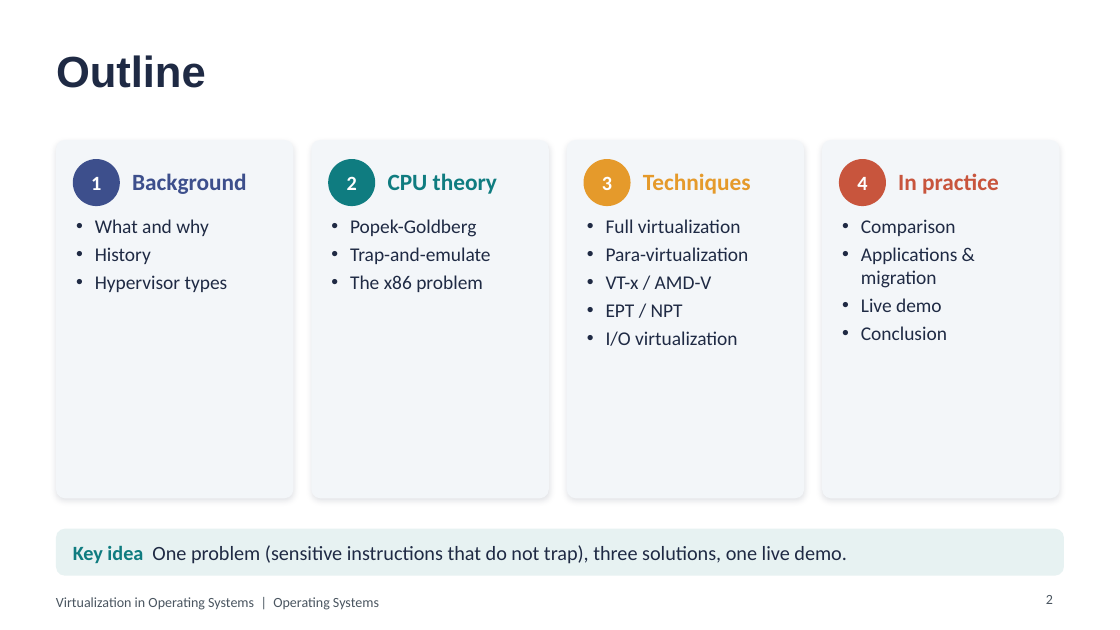
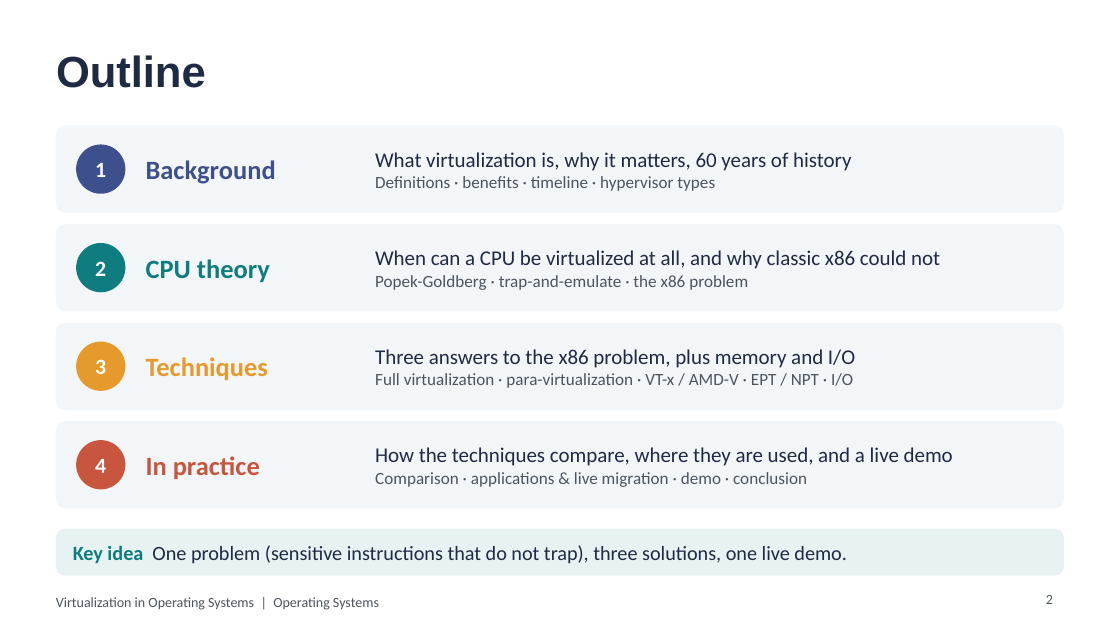
Before and after one commit to aliyassine22/OS-Virtualization, a slide deck: slide 2 of presentation/powerpoint/Virtualization_in_OS.pptx. Drawn at 1120x630 pixels with LibreOffice and Linux fonts; fonts in the diff are those of the drawing. Boxes give left, top, right and bottom in pixels: in the first picture for what was removed or moved away, otherwise in the second. Text is boxed around its words. In the diff, an @@ line names an element or a change of style, - is before the commit and + after.

```diff
--- a/presentation/powerpoint/Virtualization_in_OS.pptx
+++ b/presentation/powerpoint/Virtualization_in_OS.pptx
@@ shadow off; proportions changed in 4 elements at (56, 323, 1064, 410), (56, 224, 1064, 311), (56, 421, 1064, 508), (56, 125, 1064, 213) @@
@@ rounded rectangle: place and size @@
-rounded rectangle at (56, 140, 293, 498)
+rounded rectangle at (56, 125, 1064, 213)
@@ text "1": place and size @@
-text "1" at (91, 177, 101, 190)
+text "1" at (95, 163, 106, 177)
@@ ellipse: place and size @@
-ellipse at (73, 159, 120, 206)
+ellipse at (76, 144, 125, 194)
@@ text "Background": place and size @@
-text "Background" at (132, 173, 247, 194)
+text "Background" at (146, 160, 276, 184)
@@ text at (375, 152, 851, 191): text changed; size 12.5 to 13.5 pt @@
-• What and why
-• History
-• Hypervisor types
+What virtualization is, why it matters, 60 years of history
+Definitions · benefits · timeline · hypervisor types
@@ rounded rectangle: place and size @@
-rounded rectangle at (311, 140, 549, 498)
+rounded rectangle at (56, 224, 1064, 311)
@@ text "CPU theory": place and size @@
-text "CPU theory" at (388, 173, 497, 194)
+text "CPU theory" at (146, 259, 270, 282)
@@ text "2": place and size @@
-text "2" at (347, 176, 357, 190)
+text "2" at (95, 261, 106, 276)
@@ ellipse: place and size @@
-ellipse at (328, 159, 375, 206)
+ellipse at (76, 243, 125, 292)
@@ text at (375, 250, 940, 290): text changed; size 12.5 to 13.5 pt @@
-• Popek-Goldberg
-• Trap-and-emulate
-• The x86 problem
+When can a CPU be virtualized at all, and why classic x86 could not
+Popek-Goldberg · trap-and-emulate · the x86 problem
@@ rounded rectangle: place and size @@
-rounded rectangle at (567, 140, 804, 498)
+rounded rectangle at (56, 323, 1064, 410)
@@ text "Techniques": place and size @@
-text "Techniques" at (643, 173, 751, 194)
+text "Techniques" at (146, 357, 268, 380)
@@ text "3": place and size @@
-text "3" at (602, 176, 612, 190)
+text "3" at (95, 359, 106, 374)
@@ ellipse: place and size @@
-ellipse at (584, 159, 631, 206)
+ellipse at (76, 342, 125, 391)
@@ text at (375, 349, 855, 388): text changed; size 12.5 to 11 pt; text colour #1F2A44 to #4A5560 @@
-• Full virtualization
-• Para-virtualization
-• VT-x / AMD-V
-• EPT / NPT
-• I/O virtualization
+Three answers to the x86 problem, plus memory and I/O
+Full virtualization · para-virtualization · VT-x / AMD-V · EPT / NPT · I/O
@@ rounded rectangle: place and size @@
-rounded rectangle at (822, 140, 1060, 498)
+rounded rectangle at (56, 421, 1064, 508)
@@ size 13 to 14 pt in 4 elements at (95, 163, 106, 177), (95, 261, 106, 276), (95, 359, 106, 374), (95, 459, 106, 473) @@
@@ text "4": place and size @@
-text "4" at (857, 177, 867, 190)
+text "4" at (95, 459, 106, 473)
@@ ellipse: place and size @@
-ellipse at (839, 159, 886, 206)
+ellipse at (76, 440, 125, 489)
@@ size 15 to 17 pt in 4 elements at (146, 160, 276, 184), (146, 259, 270, 282), (146, 357, 268, 380), (146, 456, 260, 479) @@
@@ text "In practice": place and size @@
-text "In practice" at (898, 173, 999, 194)
+text "In practice" at (146, 456, 260, 479)
@@ vertical alignment top to middle in 4 elements at (375, 349, 855, 388), (375, 250, 940, 290), (375, 152, 851, 191), (375, 447, 953, 487) @@
@@ text at (375, 447, 953, 487): text changed; size 12.5 to 13.5 pt @@
-• Comparison
-• Applications & migration
-• Live demo
-• Conclusion
+How the techniques compare, where they are used, and a live demo
+Comparison · applications & live migration · demo · conclusion
```
Also in this commit, not shown: 14 other slides changed, 26 other files.
